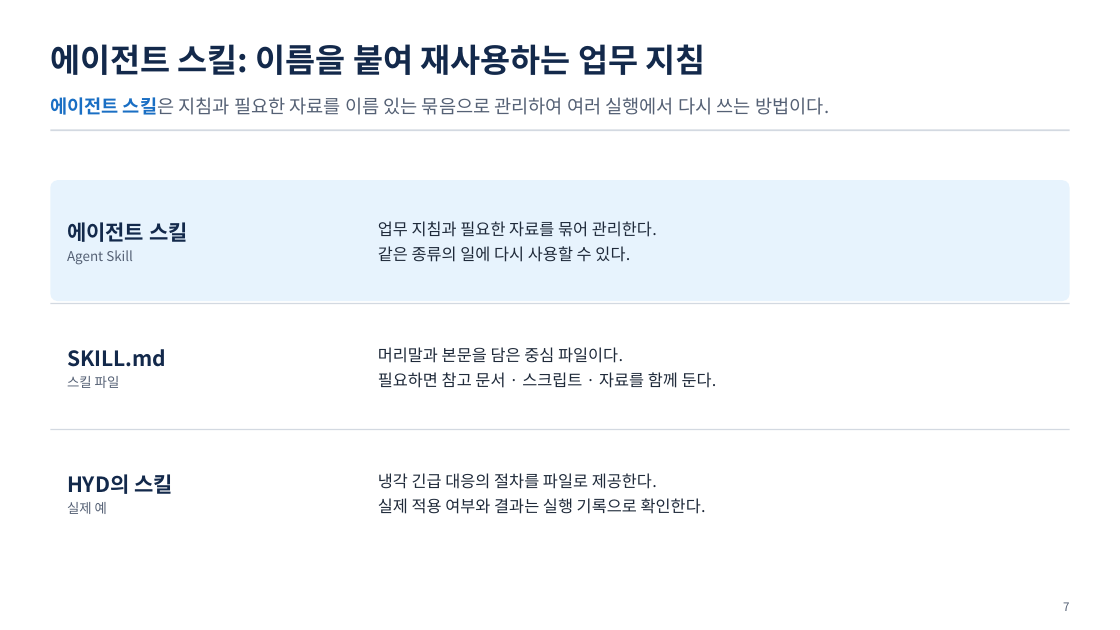
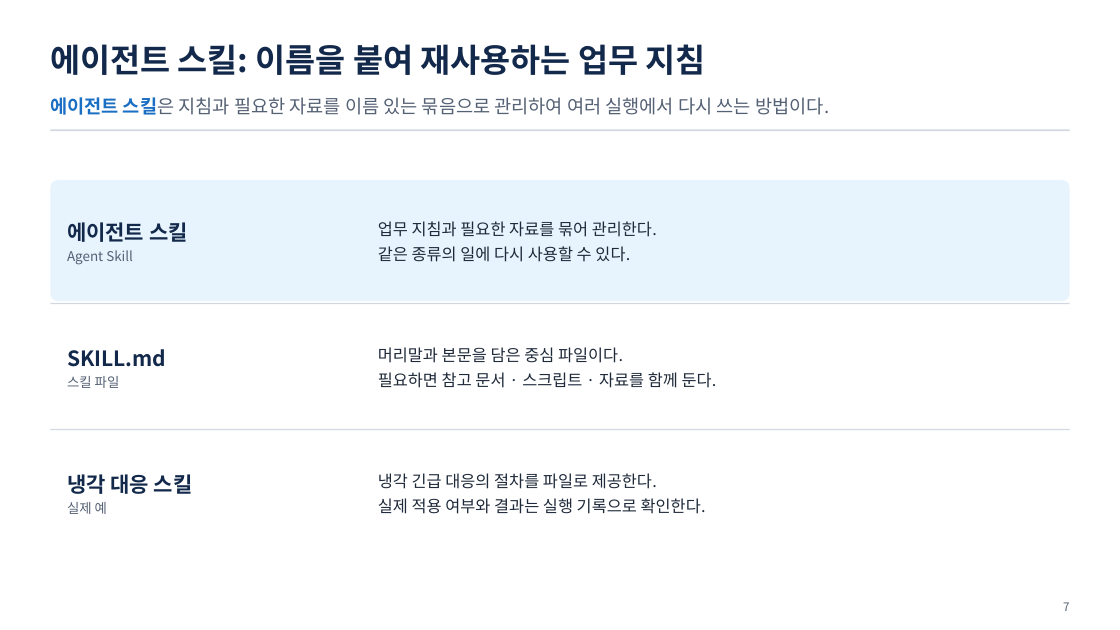
Before and after one commit to uengine-oss/hyd-iot-edu, a slide deck: slide 7 of workspace/강의제작/산출물/통합반/이론/06회차/통합반_06일차.pptx. Drawn at 1120x630 pixels with LibreOffice and Linux fonts; fonts in the diff are those of the drawing. Boxes give left, top, right and bottom in pixels: in the first picture for what was removed or moved away, otherwise in the second. Text is boxed around its words. In the diff, an @@ line names an element or a change of style, - is before the commit and + after.

```diff
--- a/workspace/강의제작/산출물/통합반/이론/06회차/통합반_06일차.pptx
+++ b/workspace/강의제작/산출물/통합반/이론/06회차/통합반_06일차.pptx
@@ text at <box>67,474,193,494</box>: text changed @@
-HYD의 스킬
+냉각 대응 스킬
```
Also in this commit, not shown: 10 other slides changed, 25 other files.
